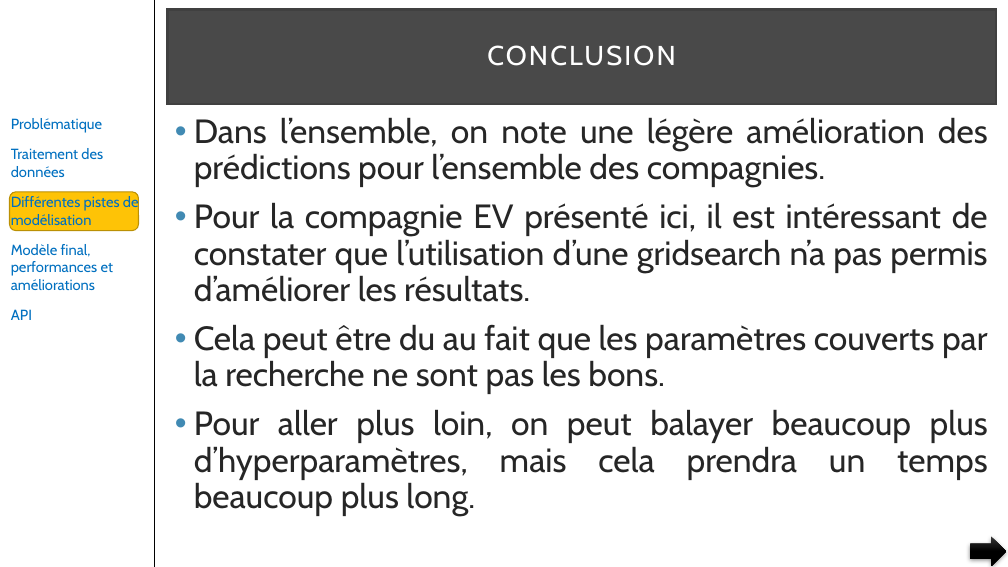
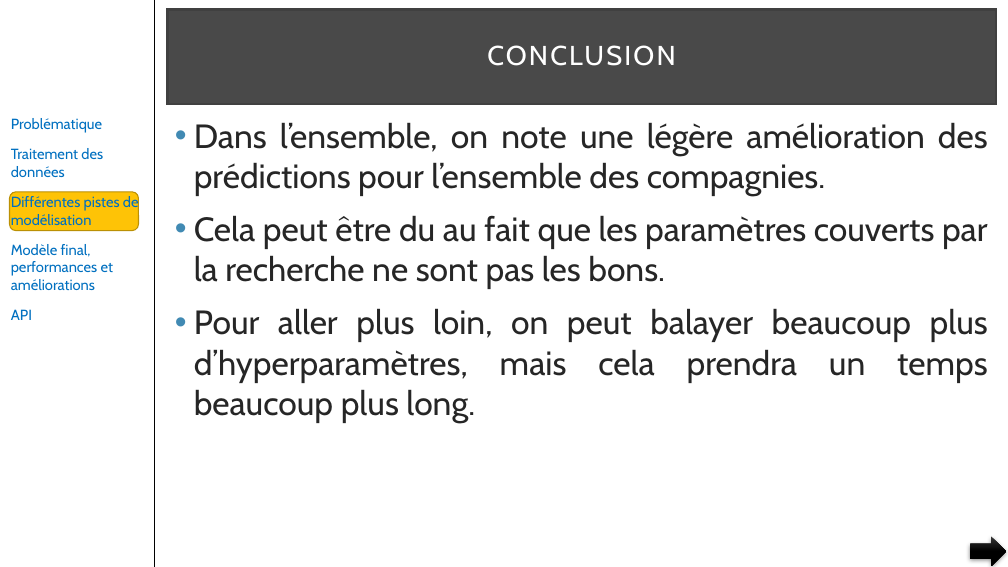
Before and after one commit to pfroide/python, a slide deck: slide 34 of Projet_4/p4.pptx. Drawn at 1008x567 pixels with LibreOffice and Linux fonts; fonts in the diff are those of the drawing. Boxes give left, top, right and bottom in pixels: in the first picture for what was removed or moved away, otherwise in the second. Text is boxed around its words. In the diff, an @@ line names an element or a change of style, - is before the commit and + after.

```diff
--- a/Projet_4/p4.pptx
+++ b/Projet_4/p4.pptx
@@ text "Dans l’ensemble, on note une ..." at bbox=[194, 122, 988, 423]: line spacing 0.9 to 1 @@
@@ text at bbox=[194, 202, 988, 302]: paragraph removed @@
-• Pour la compagnie EV présenté ici, il est intéressant de constater que l’utilisation d’une gridsearch n’a pas permis d’améliorer les résultats.
```
Also in this commit, not shown: 3 other slides changed.
